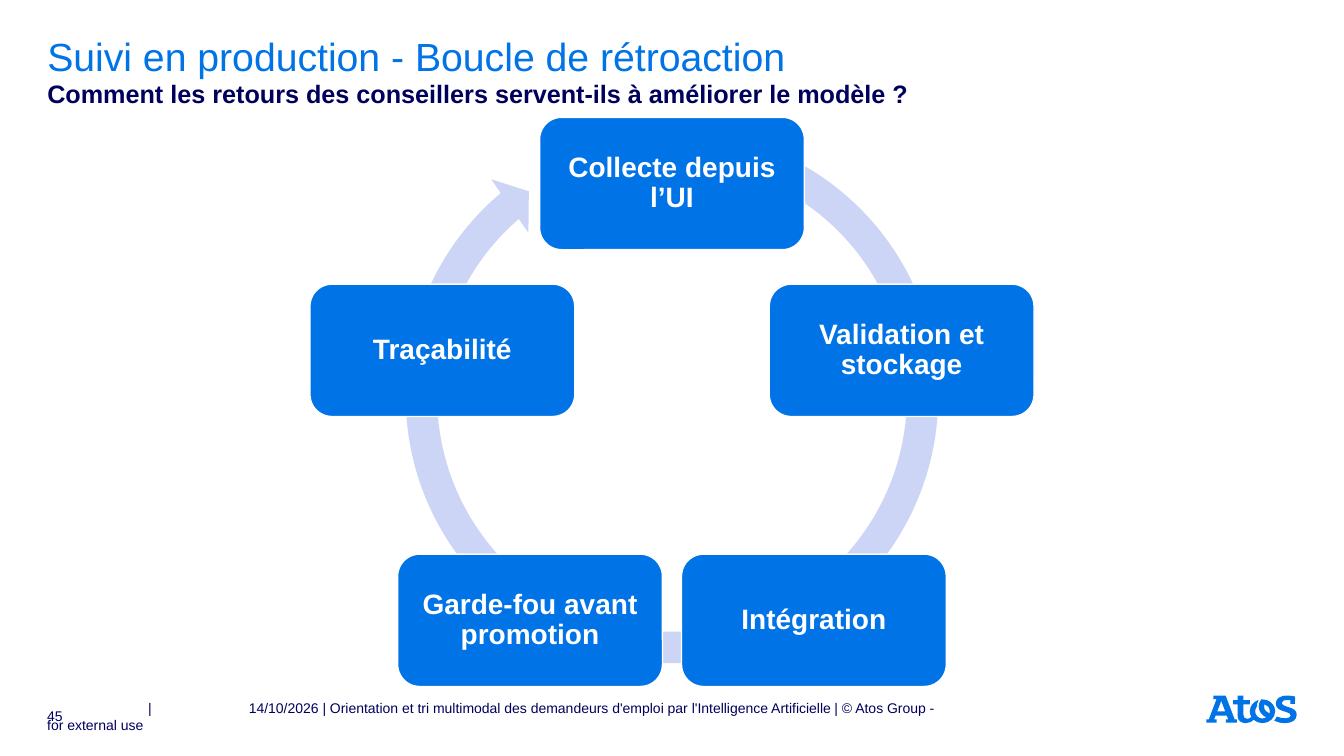
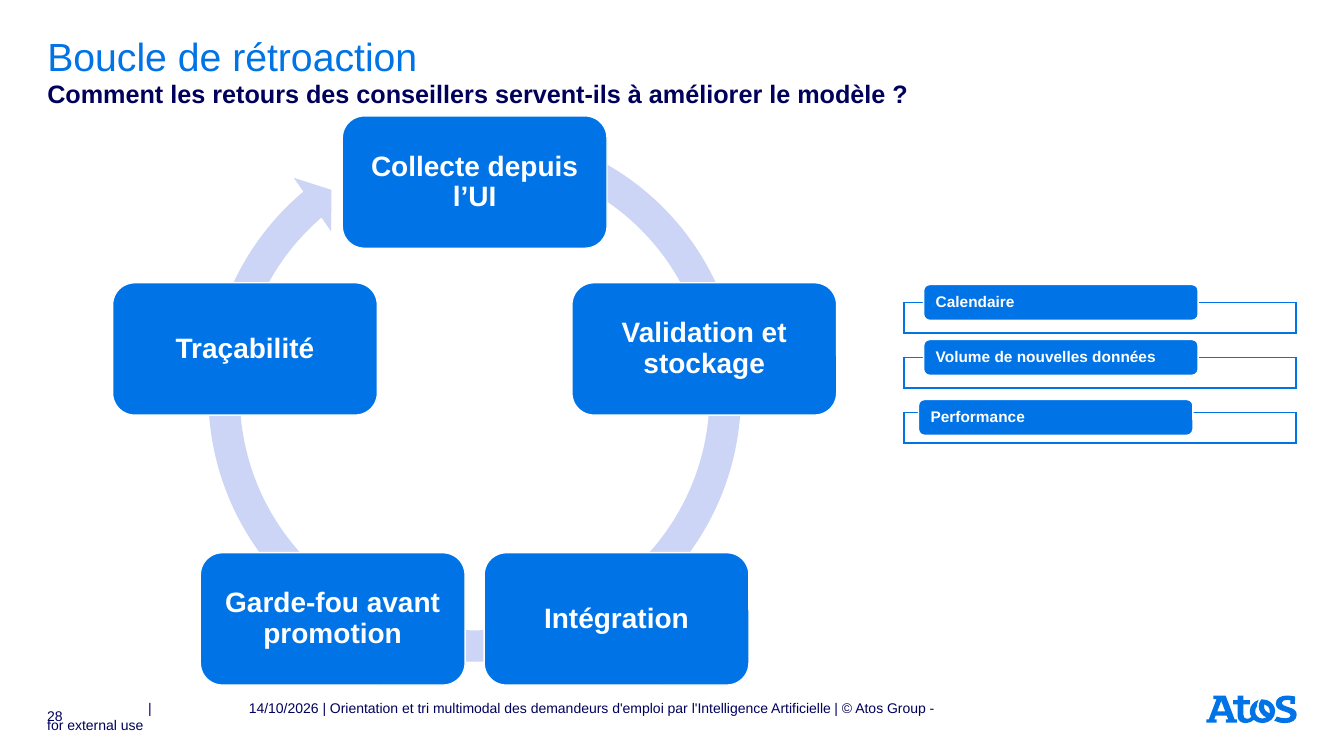
Before and after one commit to rbatos/Cas_usage_certif, a slide deck: slide 28 of presentation/Support_soutenance_certif.pptx (slide 45 before the commit). Drawn at 1344x756 pixels with LibreOffice and Linux fonts; fonts in the diff are those of the drawing. Boxes give left, top, right and bottom in pixels: in the first picture for what was removed or moved away, otherwise in the second. Text is boxed around its words. In the diff, an @@ line names an element or a change of style, - is before the commit and + after.

Commit message:
Docs(Presentation) Correction du spport de présentation qui n'était pas terrible et trop long + petite correction sur le notebook pour remonter l'ajout de S1 hybride dans le chapitre 5.2 pour l'avoir lors de la première validation croisée et non qu'à partir des modifications des hyperparametres

```diff
--- a/presentation/Support_soutenance_certif.pptx
+++ b/presentation/Support_soutenance_certif.pptx
@@ title at [47,42,417,72]: text changed @@
-Suivi en production - Boucle de rétroaction
+Boucle de rétroaction
@@ text "Traçabilité": place and size @@
-text "Traçabilité" at [373,338,512,364]
+text "Traçabilité" at [176,337,315,363]
@@ 3 texts, 3 rounded rectangles, 1 circular arrow: place and size @@
-3 texts, 3 rounded rectangles, 1 circular arrow at [310,114,1034,681]
+3 texts, 3 rounded rectangles, 1 circular arrow at [113,112,837,679]
@@ group added at [904,284,1297,443]: 3 rectangles, 3 rounded rectangles, 3 texts @@
+Calendaire
+Volume de nouvelles données
+Performance
@@ rounded rectangle: place and size @@
-rounded rectangle at [682,555,947,687]
+rounded rectangle at [201,553,466,685]
@@ rounded rectangle: place and size @@
-rounded rectangle at [398,555,663,687]
+rounded rectangle at [484,553,749,685]
@@ text "Intégration": place and size @@
-text "Intégration" at [741,608,886,634]
+text "Intégration" at [544,607,689,633]
@@ page number at [47,711,63,725]: text changed @@
-45
+28
```
Also in this commit, not shown: 25 other slides changed, 18 slides removed, 2 other files.
